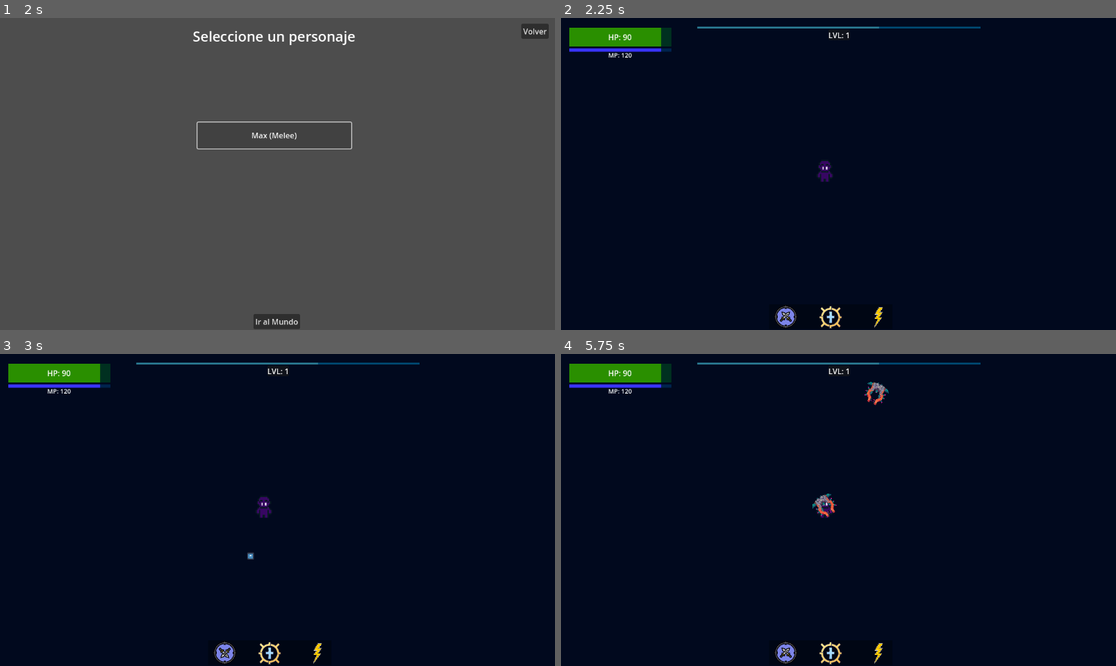
Above: before the commit, frames 1-4 (two rows, left to right).
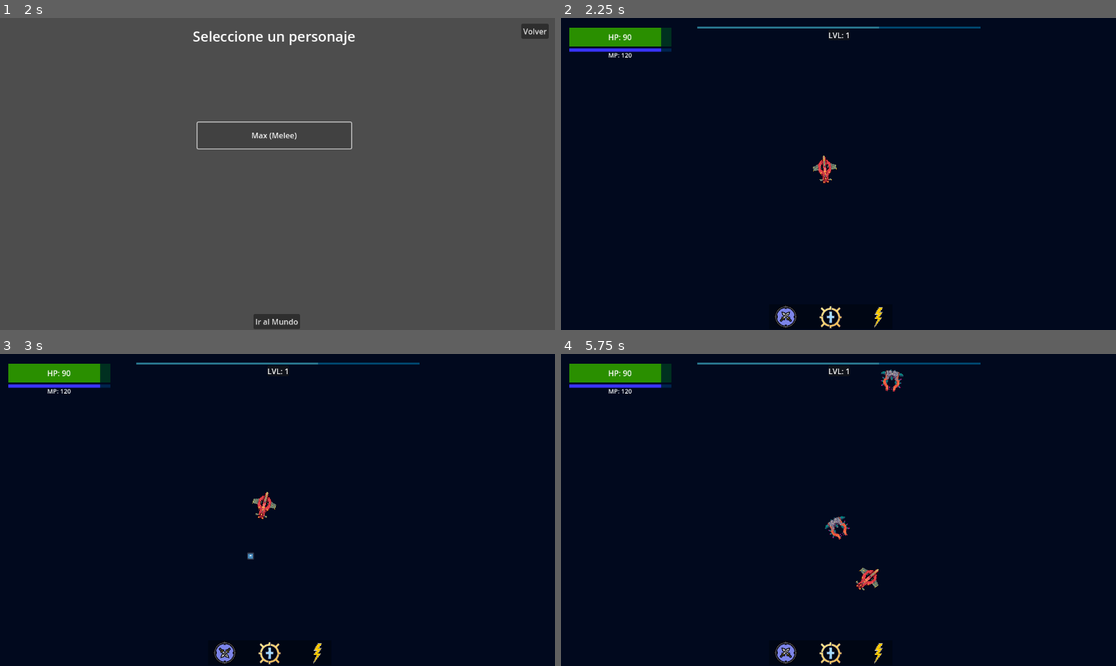
Above: after the commit, the same moments.

Repository: bkerz/VoidShips
Game: Godot game, scene res://Scenes/GUI_UI/MainUI/mainMenu.tscn
Two runs of this game, one before a commit and one after it. Both use one fixed random seed, a clock stepped at 60 frames per second and the inputs below. The engine's default icon, where the game draws it, is replaced by a stand-in: a white triangle on a blue panel in a dark square.
Inputs (mouse positions are in pixels of both pictures, inside the frame that each line leads up to):
- Up to frame 1 (2 s): click "Jugar" at 0.5 s; click "Max (Melee)" at 1.25 s
- Up to frame 2 (2.25 s): click "Ir al Mundo" at 2 s
- Up to frame 3 (3 s): click (227, 653) at 2.75 s
- Up to frame 4 (5.75 s): click (832, 653) at 3.5 s; click (877, 653) at 4.25 s; click (788, 653) at 5 s

Frame 1 is identical in both runs. In frame 2, 0.2% of the frame differs, in the area x 45-50%, y 44-54%; in frame 3, 0.2%; in frame 4, 0.8%, in the area x 45-62%, y 4-76%.

Commit message:
Hice que el player tenga KnockBack
agregue un knockBack al personaje e hice que los enemigos puedan hacerle daño (aun sin tanto feedBack)

Diff:
--- a/Scenes/Enemies/MineEnemy/enemyShipMine.tscn
+++ b/Scenes/Enemies/MineEnemy/enemyShipMine.tscn
@@ -9,6 +9,9 @@
 
 [sub_resource type="CircleShape2D" id="CircleShape2D_kluer"]
 radius = 7.64853
+
+[sub_resource type="CircleShape2D" id="CircleShape2D_k0b3v"]
+radius = 8.34
 
 [node name="SlimeEnemy" type="CharacterBody2D"]
 scale = Vector2(3, 3)
@@ -33,3 +36,13 @@
 [node name="CollisionShape2D" type="CollisionShape2D" parent="hitArea"]
 shape = SubResource("CircleShape2D_kluer")
 debug_color = Color(0.815686, 0.403922, 0, 0.419608)
+
+[node name="atkArea" type="Area2D" parent="."]
+collision_layer = 0
+collision_mask = 16
+
+[node name="CollisionShape2D" type="CollisionShape2D" parent="atkArea"]
+shape = SubResource("CircleShape2D_k0b3v")
+debug_color = Color(0.65098, 0.00392157, 0, 0.419608)
+
+[connection signal="area_entered" from="atkArea" to="." method="_on_atk_area_area_entered"]
--- a/Scenes/Enemies/MineEnemy/enemy_Ship_MineScript.gd
+++ b/Scenes/Enemies/MineEnemy/enemy_Ship_MineScript.gd
@@ -6,9 +6,10 @@
 var vida= 20
 var ataqueMaximo= 5
 var ataqueMinimo= 10
+var ataqueFinal
 var velocidadFinal
-var velocidadMaxima= 250
-var velocidadMinima= 200
+var velocidadMaxima= 200
+var velocidadMinima= 150
 var velocidadRotacion= 6.0
 var basicUtilitiesInstance= basicUtilities.new()
 
@@ -31,6 +32,9 @@
 		$Sprite2D.flip_h= true
 
 
+func randomizarRangoAtaque():
+	ataqueFinal= basicUtilitiesInstance.randomizeRangeNumber(ataqueMinimo,ataqueMaximo)
+
 func definirDatosRandomizados():
 	velocidadFinal= basicUtilitiesInstance.randomizeRangeNumber(velocidadMinima,velocidadMaxima)
 	#randomizeRangeNumber.randomize()
@@ -42,3 +46,8 @@
 func targetPlayerGraphic(delta):
 	var anguloA= $".".transform.x.angle_to(playerPosition)
 	$".".rotate(sign(anguloA) * min(delta * velocidadRotacion, abs(anguloA)))
+
+
+func _on_atk_area_area_entered(area):
+	randomizarRangoAtaque()
+	area.takeDamage(ataqueFinal,$".".global_position)
--- a/Scenes/Players/Bullets/bulletScript.gd
+++ b/Scenes/Players/Bullets/bulletScript.gd
@@ -5,7 +5,7 @@
 var damageBase= 10
 
 func _ready():
-	pass
+	aimPos= get_local_mouse_position()
 
 
 func _process(delta):
--- a/Scenes/Players/Max´s/MaxPlayerScript.gd
+++ b/Scenes/Players/Max´s/MaxPlayerScript.gd
@@ -4,12 +4,18 @@
 const bulletPath= preload("res://Scenes/Players/Bullets/bullet.tscn")
 
 #Variables
+var knockBack_vector= 0
+var knockBack_force= .070
+
 var vida= 100
 var ataqueMaximo=30
 var ataqueMinimo=10
 var speed = 400
 
 #Variables Booleans
+var activateKnockBack= false
+var posibleKnockBack= true
+
 
 func _ready():
 	asignarHud()
@@ -25,33 +31,19 @@
 	velocity = input_direction * speed
 
 func _process(delta):
-	animarLadoCaminarPlayerX()
-	#$Aim.look_at(get_global_mouse_position())
+	rotarNavePuntero()
 	$areaDeAtaqueRange.look_at(get_global_mouse_position())
 	_input(input_event)
-	move_and_slide()
+	if activateKnockBack== true and posibleKnockBack== true:
+		aplicate_KnockBack()
+	else:
+		move_and_slide()
+
 
 #Funciones basicas para animar al personaje segun donde este viendo
-func animarLadoCaminarPlayerX():
-	var areaDeAtaquePositionX= $areaDeAtaqueRange/colisionDeAtaque.global_position.x
-	var personajePositionX= global_position.x
+func rotarNavePuntero():
+	$".".look_at(get_global_mouse_position())
 
-	if Input.is_action_pressed("W"):
-		$AnimationPlayer.play("Arriba")
-	elif Input.is_action_just_released("W"):
-		$AnimationPlayer.play("RESET")
-	elif Input.is_action_pressed("S"):
-		$AnimationPlayer.play("Abajo")
-	elif Input.is_action_just_released("S"):
-		$AnimationPlayer.play("RESET")
-	elif Input.is_action_pressed("A"):
-		$AnimationPlayer.play("Izquierda")
-	elif Input.is_action_just_released("A"):
-		$AnimationPlayer.play("RESET")
-	elif Input.is_action_pressed("D"):
-		$AnimationPlayer.play("Derecha")
-	elif Input.is_action_just_released("D"):
-		$AnimationPlayer.play("RESET")
 
 #Asigna la escena que representa al HUD del personaje
 func asignarHud():
@@ -59,8 +51,47 @@
 	var hudInstance= hudPath.instantiate()
 	get_parent().add_child(hudInstance)
 
+
+#Instancia y "dispara" una escena de bullet dandosela como hijo a su padre
 func shootBullet():
 	var bulletInstance= bulletPath.instantiate()
-	bulletInstance.aimPos = get_local_mouse_position()
+	#bulletInstance.aimPos = get_local_mouse_position()
 	bulletInstance.position= $".".position
 	get_parent().add_child(bulletInstance)
+
+#Le doy al personaje un KCOKBACK del enemigo
+func knockBackTake(enemyPosition):
+	#Toma al vector y lo iguala a la direccion de mi position menos la del enemigo
+	#por la fuerza definida en KnockBack_Force
+	knockBack_vector= ($".".global_position - enemyPosition) * knockBack_force
+	#activa el knock_Back para simular el emupje
+	activateKnockBack= true
+	#activo su invulnerabilidad y la duracion del knockBack
+	$invincivilityTimer.start()
+	$knockBackDuration.start()
+	invincivility()
+func invincivility():
+	#Hago que en el area de rakeDamage no puedan hacerme daño
+	$takeDamagePlayer.invincible= true
+	#Desactivo el area para no recivir daño
+	$takeDamagePlayer/CollisionShape2D.disabled= true
+
+#desactiva el la simulacion de empuje
+func _on_knock_back_duration_timeout():
+	activateKnockBack= false
+func _on_invincivility_timer_timeout():
+	#vuelve a darme la posibilidad de que se simule el empuje
+	posibleKnockBack= true
+	#activa de forma directa el poder recivir daño
+	$takeDamagePlayer.invincible= false
+	#activa la zona para detectar otro golpe
+	$takeDamagePlayer/CollisionShape2D.disabled= false
+#"Simula" el empuje
+func aplicate_KnockBack():
+	velocity = knockBack_vector * 180
+	move_and_slide()
+
+
+#desaparece al personaje del arbol de escena
+func deadPlayer():
+	queue_free()
--- a/Scenes/Players/Max´s/max_player.tscn
+++ b/Scenes/Players/Max´s/max_player.tscn
@@ -1,8 +1,9 @@
-[gd_scene load_steps=20 format=3 uid="uid://byfqd3ldkyqvh"]
+[gd_scene load_steps=22 format=3 uid="uid://byfqd3ldkyqvh"]
 
 [ext_resource type="Script" path="res://Scenes/Players/Max´s/MaxPlayerScript.gd" id="1_s5sgb"]
+[ext_resource type="Texture2D" uid="uid://dug8bkceag6m8" path="res://Scenes/Players/Max´s/suicideShip.png" id="2_qq2bx"]
 [ext_resource type="Script" path="res://Scenes/Players/Max´s/areaDeAtaqueScript.gd" id="3_lhv1y"]
-[ext_resource type="Texture2D" uid="uid://bjn7lv4g8vc8g" path="res://Scenes/Players/Max´s/maxSpritesWalk.png" id="3_pki1l"]
+[ext_resource type="Script" path="res://Scenes/Players/Max´s/takeDamagePlayerScript.gd" id="4_0bie2"]
 
 [sub_resource type="Animation" id="Animation_bq41j"]
 resource_name = "Abajo"
@@ -216,6 +217,9 @@
 [sub_resource type="RectangleShape2D" id="RectangleShape2D_ty0mc"]
 size = Vector2(50, 70)
 
+[sub_resource type="RectangleShape2D" id="RectangleShape2D_52lsm"]
+size = Vector2(98, 42)
+
 [node name="MaxPlayer" type="CharacterBody2D" groups=["playerGroup"]]
 scale = Vector2(0.5, 0.5)
 collision_mask = 8
@@ -224,9 +228,9 @@
 [node name="Sprite2D" type="Sprite2D" parent="."]
 texture_filter = 1
 position = Vector2(1.01328e-06, 0.499999)
-scale = Vector2(5, 6.125)
-texture = ExtResource("3_pki1l")
-hframes = 32
+rotation = -1.5708
+scale = Vector2(1.5, 1.838)
+texture = ExtResource("2_qq2bx")
 
 [node name="AnimationPlayer" type="AnimationPlayer" parent="."]
 speed_scale = 0.6
@@ -240,6 +244,8 @@
 }
 
 [node name="areaDeAtaqueRange" type="Area2D" parent="."]
+collision_layer = 0
+collision_mask = 0
 script = ExtResource("3_lhv1y")
 
 [node name="colisionDeAtaque" type="CollisionShape2D" parent="areaDeAtaqueRange"]
@@ -252,4 +258,24 @@
 scale = Vector2(0.999999, 0.999999)
 shape = SubResource("RectangleShape2D_ty0mc")
 
+[node name="takeDamagePlayer" type="Area2D" parent="."]
+collision_layer = 16
+collision_mask = 0
+script = ExtResource("4_0bie2")
+
+[node name="CollisionShape2D" type="CollisionShape2D" parent="takeDamagePlayer"]
+position = Vector2(-3, 1)
+shape = SubResource("RectangleShape2D_52lsm")
+debug_color = Color(1, 0.00784314, 0.0392157, 0.419608)
+
+[node name="invincivilityTimer" type="Timer" parent="."]
+wait_time = 0.5
+one_shot = true
+
+[node name="knockBackDuration" type="Timer" parent="."]
+wait_time = 0.3
+one_shot = true
+
 [connection signal="animation_finished" from="AnimationPlayer2" to="." method="_on_animation_player_2_animation_finished"]
+[connection signal="timeout" from="invincivilityTimer" to="." method="_on_invincivility_timer_timeout"]
+[connection signal="timeout" from="knockBackDuration" to="." method="_on_knock_back_duration_timeout"]
--- /dev/null
+++ b/Scenes/Players/Max´s/takeDamagePlayerScript.gd
@@ -0,0 +1,14 @@
+extends Area2D
+
+var aux
+var invincible= false
+
+func takeDamage(damage,enemyPosition):
+	aux= $"..".vida
+	if aux <= damage:
+		$"..".deadPlayer()
+	if invincible== false:
+		$"..".vida = $"..".vida - damage
+		$"..".knockBackTake(enemyPosition)
+	else:
+		pass
--- a/project.godot
+++ b/project.godot
@@ -86,7 +86,8 @@
 
 2d_physics/layer_1="player"
 2d_physics/layer_2="enemyCollider"
-2d_physics/layer_3="EnemyHit"
+2d_physics/layer_3="EnemyReciveHit"
 2d_physics/layer_4="walls"
+2d_physics/layer_5="playerReciveHit"
 2d_physics/layer_9="bulletWall"
 2d_physics/layer_12="BulletsHit"
Not shown: 1 places in Scenes/Enemies/MineEnemy/enemyShipMine.tscn that only renumber resources
Binary file added: Scenes/Players/Max´s/suicideShip.png
Not shown, added: Scenes/Players/Max´s/suicideShip.png.import
